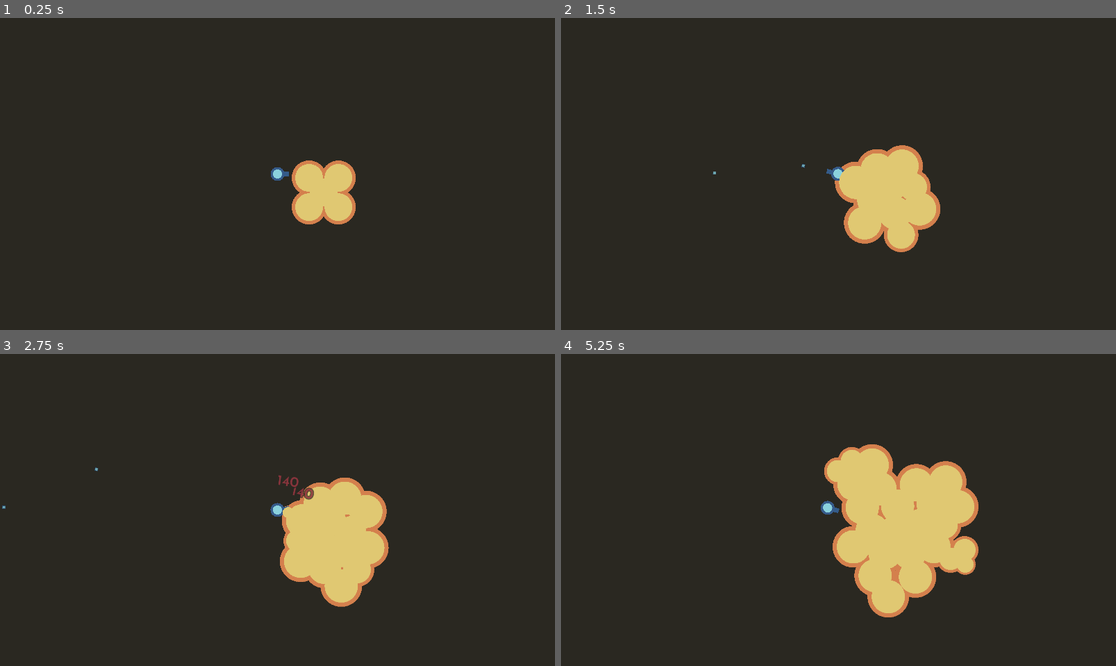
Above: before the commit, frames 1-4 (two rows, left to right).
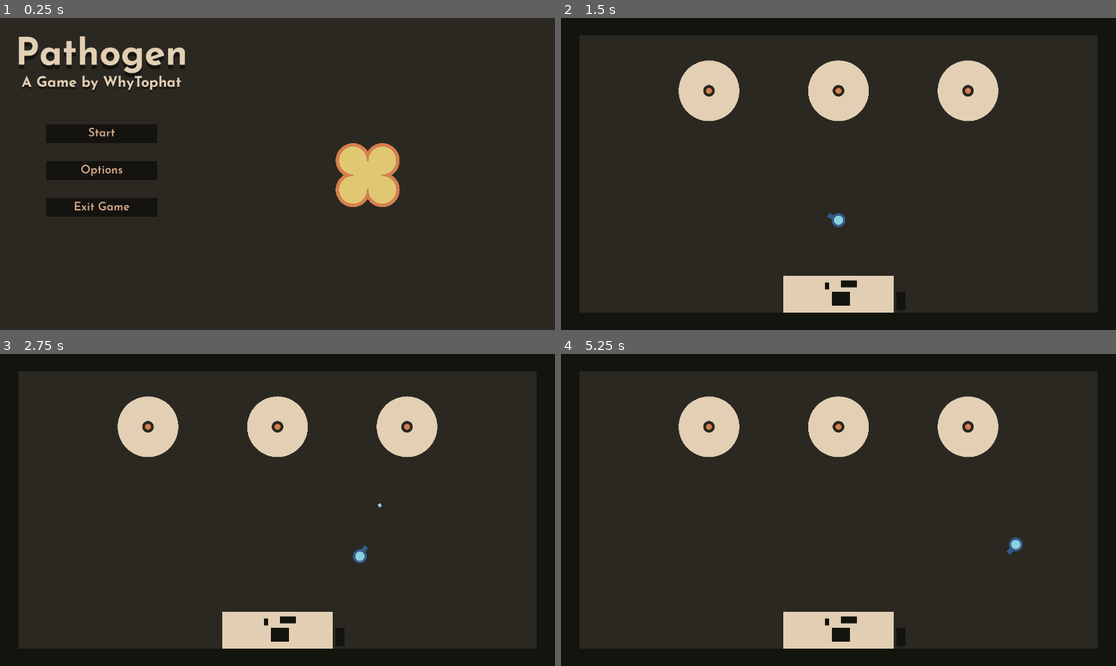
Above: after the commit, the same moments.

Repository: WhyTophat/PrimitiveShapesJam
Game: Godot game, scene res://Levels/MainMenu.tscn
Same seed, same stepped clock (60 frames per second), same inputs: the game is played once before the commit and once after it. Before the commit the project starts from res://Levels/Test.tscn.
Inputs (mouse positions are in pixels of both pictures, inside the frame that each line leads up to):
- Up to frame 1 (0.25 s): no input
- Up to frame 2 (1.5 s): click (660, 170) at 0.5 s, where only the run after the commit has a clickable "Options"; click (660, 133) at 1.25 s, where only the run after the commit has a clickable "Start"
- Up to frame 3 (2.75 s): tap Enter at 2 s; move the mouse to (399, 494) at 2.02 s; hold Right (ui_right) from 2.03 s (still down); click (399, 494) at 2.17 s
- Up to frame 4 (5.25 s): move the mouse to (727, 525) at 2.77 s; release Right (ui_right) at 2.78 s; hold Down (ui_down) 2.78-3.53 s; move the mouse to (894, 441) at 3.52 s; hold Right (ui_right) 3.53-4.28 s; move the mouse to (810, 572) at 4.27 s; hold Up (ui_up) 4.28-5.03 s; click (810, 572) at 4.42 s; move the mouse to (1005, 556) at 5.02 s; hold Left (ui_left) from 5.03 s (still down)

The runs differ from the first frame. In frame 1, 5.6% of the frame differs, in the area x 3-73%, y 5-67%; in frame 2, 12%; in frame 3, 13%; in frame 4, 17%, in the area x 21-84%, y 13-95%.

Commit message:
menu, main room, arena all partway

Diff:
--- a/Levels/Main.tscn
+++ b/Levels/Main.tscn
@@ -1,8 +1,10 @@
-[gd_scene load_steps=4 format=3 uid="uid://30cnssvqouh4"]
+[gd_scene load_steps=6 format=3 uid="uid://30cnssvqouh4"]
 
 [ext_resource type="Script" path="res://Scripts/Main.gd" id="1_7gwh4"]
 [ext_resource type="PackedScene" uid="uid://7ijo3fqa0b81" path="res://Reuse/Player.tscn" id="1_8rff0"]
-[ext_resource type="Script" path="res://Scripts/CameraChanger.gd" id="1_v3usy"]
+[ext_resource type="PackedScene" uid="uid://bwtnhuknl3iax" path="res://Reuse/Circle.tscn" id="2_tuasr"]
+[ext_resource type="PackedScene" uid="uid://bjb5d1tt5cof0" path="res://Reuse/Bacterium.tscn" id="4_d8qoc"]
+[ext_resource type="PackedScene" uid="uid://61vah7y3jd32" path="res://Reuse/Bacteria.tscn" id="5_4xs28"]
 
 [node name="Main Scene" type="Node2D"]
 script = ExtResource("1_7gwh4")
@@ -10,97 +12,199 @@
 [node name="Collision" type="Node2D" parent="."]
 
 [node name="StaticBody2D" type="StaticBody2D" parent="Collision"]
-
-[node name="Polygon2D4" type="CollisionPolygon2D" parent="Collision/StaticBody2D"]
-position = Vector2(1912, 1088)
-rotation = 3.14159
-polygon = PackedVector2Array(55.9999, 704, 55.9999, 1024, 1848, 1024, 1848, 704, 2040, 704, 2040, 1216, -136, 1216, -136, 704)
+collision_layer = 4
+collision_mask = 15
 
 [node name="Polygon2D5" type="CollisionPolygon2D" parent="Collision/StaticBody2D"]
 rotation = 6.28319
-polygon = PackedVector2Array(64, 704, 64, 1024, 1856, 1024, 1856, 704, 2048, 704, 2048, 1216, -128, 1216, -128, 704)
-
-[node name="Polygon2D6" type="CollisionPolygon2D" parent="Collision/StaticBody2D"]
-position = Vector2(-72, 1088)
-rotation = 3.14159
-polygon = PackedVector2Array(55.9999, 1024, 1848, 1024, 1848, 64.0002, 56, 64, 56, -128, 2040, -128, 2040, 1216, 55.9999, 1216)
-
-[node name="Polygon2D7" type="CollisionPolygon2D" parent="Collision/StaticBody2D"]
-position = Vector2(1992, 0)
-rotation = 6.28319
-polygon = PackedVector2Array(55.9999, 1024, 1848, 1024, 1848, 64.0002, 56, 64, 56, -128, 2040, -128, 2040, 1216, 55.9999, 1216)
+polygon = PackedVector2Array(64.0003, 63.9997, 64, 1024, 1856, 1024, 1856, 63.9917, 960, 63.9957, 959.999, -128.004, 2048, -128.009, 2048, 1216, -128, 1216, -128.001, -127.999, 959.999, -128.004, 960, 63.9957)
+
+[node name="StaticBody2D2" type="StaticBody2D" parent="Collision"]
+collision_layer = 4
+collision_mask = 15
+
+[node name="CollisionPolygon2D" type="CollisionPolygon2D" parent="Collision/StaticBody2D2"]
+position = Vector2(-1024, -800)
+scale = Vector2(1.17, 1.17)
+polygon = PackedVector2Array(410.256, 0, 464.957, 0, 403.419, -355.556, 0, -458.12, -458.12, -355.556, -512.82, 54.7009, -294.017, 430.769, -6.83759, 512.82, 471.795, 423.932, 464.957, 0, 410.256, 0, 408.547, 36.7521, 402.564, 80.3419, 380.342, 156.41, 343.59, 225.641, 294.872, 286.325, 246.154, 326.496, 193.162, 362.393, 153.846, 380.342, 74.3589, 404.273, -0.854675, 411.111, -83.7607, 402.564, -157.265, 379.487, -215.385, 348.718, -271.795, 306.838, -316.239, 262.393, -354.701, 205.983, -382.051, 150.427, -397.436, 99.1453, -408.547, 28.2051, -409.402, -22.2222, -403.419, -76.9231, -386.325, -139.316, -350.427, -213.675, -308.547, -270.086, -262.393, -315.385, -213.675, -350.427, -157.265, -380.342, -105.128, -395.727, -49.5726, -405.983, -5.98291, -409.402, 54.7009, -405.983, 111.111, -394.872, 164.103, -376.923, 215.385, -349.573, 261.538, -317.094, 329.06, -246.154, 356.41, -200, 377.778, -155.556, 394.872, -108.547, 406.838, -56.4103)
+
+[node name="StaticBody2D4" type="StaticBody2D" parent="Collision"]
+collision_layer = 4
+collision_mask = 15
+
+[node name="CollisionPolygon2D" type="CollisionPolygon2D" parent="Collision/StaticBody2D4"]
+position = Vector2(-1024, -800)
+scale = Vector2(1.17, 1.17)
+polygon = PackedVector2Array(1401.71, 902.564, 1395.73, 867.521, 1376.92, 839.316, 1346.15, 818.803, 1312.82, 813.675, 1279.49, 817.949, 1249.57, 838.462, 1230.77, 864.957, 1223.93, 902.564, 1228.21, 932.479, 1246.15, 963.248, 1274.36, 984.615, 1312.82, 991.453, 1347.86, 985.47, 1378.63, 964.957, 1396.58, 935.897)
+
+[node name="StaticBody2D5" type="StaticBody2D" parent="Collision"]
+collision_layer = 4
+collision_mask = 15
+
+[node name="CollisionPolygon2D" type="CollisionPolygon2D" parent="Collision/StaticBody2D5"]
+position = Vector2(-1024, -800)
+scale = Vector2(1.17, 1.17)
+polygon = PackedVector2Array(1531.62, 1449.57, 1859.83, 1449.57, 1894.02, 1497.44, 1894.02, 1552.14, 1859.83, 1558.97, 1531.62, 1558.97)
+
+[node name="Checkers" type="Node2D" parent="."]
+
+[node name="BacteriaWall" type="Area2D" parent="Checkers" groups=["Wall"]]
+collision_layer = 4
+collision_mask = 15
+
+[node name="CollisionPolygon2D" type="CollisionPolygon2D" parent="Checkers/BacteriaWall"]
+position = Vector2(-1024, -800)
+scale = Vector2(1.17, 1.17)
+polygon = PackedVector2Array(410.256, 0, 464.957, 0, 403.419, -355.556, 0, -458.12, -458.12, -355.556, -512.82, 54.7009, -294.017, 430.769, -6.83759, 512.82, 471.795, 423.932, 464.957, 0, 410.256, 0, 408.547, 36.7521, 402.564, 80.3419, 380.342, 156.41, 343.59, 225.641, 294.872, 286.325, 246.154, 326.496, 193.162, 362.393, 153.846, 380.342, 74.3589, 404.273, -0.854675, 411.111, -83.7607, 402.564, -157.265, 379.487, -215.385, 348.718, -271.795, 306.838, -316.239, 262.393, -354.701, 205.983, -382.051, 150.427, -397.436, 99.1453, -408.547, 28.2051, -409.402, -22.2222, -403.419, -76.9231, -386.325, -139.316, -350.427, -213.675, -308.547, -270.086, -262.393, -315.385, -213.675, -350.427, -157.265, -380.342, -105.128, -395.727, -49.5726, -405.983, -5.98291, -409.402, 54.7009, -405.983, 111.111, -394.872, 164.103, -376.923, 215.385, -349.573, 261.538, -317.094, 329.06, -246.154, 356.41, -200, 377.778, -155.556, 394.872, -108.547, 406.838, -56.4103)
+
+[node name="BacteriaTable" type="Area2D" parent="Checkers" groups=["Wall"]]
+collision_layer = 4
+collision_mask = 15
+
+[node name="CollisionPolygon2D" type="CollisionPolygon2D" parent="Checkers/BacteriaTable"]
+position = Vector2(-1024, -800)
+scale = Vector2(1.17, 1.17)
+polygon = PackedVector2Array(1230.77, 813.675, 1312.82, 786.325, 1401.71, 813.675, 1429.06, 875.214, 1422.22, 1046.15, 1367.52, 1066.67, 1258.12, 1066.67, 1203.42, 1046.15, 1196.58, 875.214)
+
+[node name="Computer" type="Area2D" parent="Checkers" groups=["Wall"]]
+collision_layer = 4
+collision_mask = 15
+
+[node name="CollisionPolygon2D" type="CollisionPolygon2D" parent="Checkers/Computer"]
+position = Vector2(-1024, -800)
+scale = Vector2(1.17, 1.17)
+polygon = PackedVector2Array(1531.62, 1367.52, 1531.62, 1558.97, 1859.83, 1558.97, 1859.83, 1367.52)
 
 [node name="Background" type="Node2D" parent="."]
 z_index = -2
 
+[node name="Circle" parent="Background" instance=ExtResource("2_tuasr")]
+z_index = 1
+position = Vector2(-1024, -800)
+gizmo_extents = 480.0
+BodyColor = "#2b2821"
+
+[node name="Polygon2D" type="Polygon2D" parent="Background/Circle"]
+show_behind_parent = true
+position = Vector2(-16, 0)
+color = Color(0.0784314, 0.0784314, 0.054902, 1)
+polygon = PackedVector2Array(-1080, -672, -1080, 672, 1024, 672, 1024, -672)
+
+[node name="Circle2" parent="Background" instance=ExtResource("2_tuasr")]
+position = Vector2(512, 256)
+gizmo_extents = 105.0
+BodyColor = "#e3cfb4"
+
+[node name="Circle3" parent="Background/Circle2" instance=ExtResource("2_tuasr")]
+gizmo_extents = 20.0
+BodyColor = "#2b2821"
+
+[node name="Circle4" parent="Background/Circle2/Circle3" instance=ExtResource("2_tuasr")]
+gizmo_extents = 10.0
+BodyColor = "#d4804d"
+
+[node name="Circle3" parent="Background" instance=ExtResource("2_tuasr")]
+position = Vector2(960, 256)
+gizmo_extents = 105.0
+BodyColor = "#e3cfb4"
+
+[node name="Circle3" parent="Background/Circle3" instance=ExtResource("2_tuasr")]
+gizmo_extents = 20.0
+BodyColor = "#2b2821"
+
+[node name="Circle4" parent="Background/Circle3/Circle3" instance=ExtResource("2_tuasr")]
+gizmo_extents = 10.0
+BodyColor = "#d4804d"
+
+[node name="Circle4" parent="Background" instance=ExtResource("2_tuasr")]
+position = Vector2(1408, 256)
+gizmo_extents = 105.0
+BodyColor = "#e3cfb4"
+
+[node name="Circle3" parent="Background/Circle4" instance=ExtResource("2_tuasr")]
+gizmo_extents = 20.0
+BodyColor = "#2b2821"
+
+[node name="Circle4" parent="Background/Circle4/Circle3" instance=ExtResource("2_tuasr")]
+gizmo_extents = 10.0
+BodyColor = "#d4804d"
+
 [node name="Polygon2D" type="Polygon2D" parent="Background"]
+z_index = -3
 color = Color(0.168627, 0.156863, 0.129412, 1)
 polygon = PackedVector2Array(-15112, -9848, -15312, 12144, 18216, 11544, 17488, -10144)
 metadata/_edit_lock_ = true
 
 [node name="Polygon2D2" type="Polygon2D" parent="Background"]
 color = Color(0.0823529, 0.0784314, 0.0588235, 1)
-polygon = PackedVector2Array(64, 704, 64, 1024, 1856, 1024, 1856, 704, 2048, 704, 2048, 1216, -128, 1216, -128, 704)
+polygon = PackedVector2Array(64, 64, 64, 1024, 1856, 1024, 1856, 64, 960, 64, 960, -128, 2048, -128, 2048, 1216, -128, 1216, -128, -128, 960, -128, 960, 64)
 
 [node name="Polygon2D3" type="Polygon2D" parent="Background"]
-position = Vector2(1912, 1088)
-rotation = -3.14159
-color = Color(0.0823529, 0.0784314, 0.0588235, 1)
-polygon = PackedVector2Array(55.9999, 704, 55.9999, 1024, 1848, 1024, 1848, 704, 2040, 704, 2040, 1216, -136, 1216, -136, 704)
+position = Vector2(0, 64)
+color = Color(0.890196, 0.811765, 0.705882, 1)
+polygon = PackedVector2Array(768, 960, 1152, 960, 1152, 832, 768, 832)
 
 [node name="Polygon2D4" type="Polygon2D" parent="Background"]
-position = Vector2(-72, 1088)
-rotation = -3.14159
-color = Color(0.0823529, 0.0784314, 0.0588235, 1)
-polygon = PackedVector2Array(55.9999, 1024, 1848, 1024, 1848, 64.0002, 56, 64, 56, -128, 2040, -128, 2040, 1216, 55.9999, 1216)
+position = Vector2(64, 64)
+color = Color(0.0784314, 0.0784314, 0.054902, 1)
+polygon = PackedVector2Array(904, 848, 904, 872, 960, 872, 960, 848)
+
+[node name="Polygon2D6" type="Polygon2D" parent="Background"]
+position = Vector2(-88, 72)
+color = Color(0.0784314, 0.0784314, 0.054902, 1)
+polygon = PackedVector2Array(1000, 848, 1000, 872, 1016, 872, 1016, 848)
+
+[node name="Polygon2D7" type="Polygon2D" parent="Background"]
+position = Vector2(224, 80)
+color = Color(0.0784314, 0.0784314, 0.054902, 1)
+polygon = PackedVector2Array(936, 872, 936, 936, 968, 936, 968, 872)
 
 [node name="Polygon2D5" type="Polygon2D" parent="Background"]
-position = Vector2(1992, 0)
-color = Color(0.0823529, 0.0784314, 0.0588235, 1)
-polygon = PackedVector2Array(55.9999, 1024, 1848, 1024, 1848, 64.0002, 56, 64, 56, -128, 2040, -128, 2040, 1216, 55.9999, 1216)
+position = Vector2(0, 64)
+color = Color(0.0784314, 0.0784314, 0.054902, 1)
+polygon = PackedVector2Array(936, 888, 936, 936, 1000, 936, 1000, 888)
 
 [node name="Cameras" type="Node2D" parent="."]
 
-[node name="MainRoom" type="Camera2D" parent="Cameras"]
+[node name="Camera" type="Camera2D" parent="Cameras"]
 position = Vector2(960, 544)
 
-[node name="Weapons" type="Camera2D" parent="Cameras"]
-position = Vector2(-1024, 544)
-
-[node name="Pathogens" type="Camera2D" parent="Cameras"]
-position = Vector2(2944, 544)
-
-[node name="Checkers" type="Node2D" parent="."]
-
-[node name="MtS1" type="Area2D" parent="Checkers"]
-collision_layer = 12
-collision_mask = 9
-script = ExtResource("1_v3usy")
-CameraName = "Weapons"
-Enabler = "MtS2"
-
-[node name="CollisionPolygon2D" type="CollisionPolygon2D" parent="Checkers/MtS1"]
-position = Vector2(-160, 0)
-polygon = PackedVector2Array(40, 384, 32, 384, 32, 704, 40, 704)
-
-[node name="MtS2" type="Area2D" parent="Checkers"]
-position = Vector2(160, 0)
-collision_layer = 12
-collision_mask = 9
-script = ExtResource("1_v3usy")
-CameraName = "MainRoom"
-Enabler = "MtS1"
-
-[node name="CollisionPolygon2D" type="CollisionPolygon2D" parent="Checkers/MtS2"]
-position = Vector2(-160, 0)
-polygon = PackedVector2Array(64, 384, 56, 384, 56, 704, 64, 704)
+[node name="Bacteria Culture" parent="." instance=ExtResource("5_4xs28")]
+process_mode = 4
+
+[node name="Bacterium" parent="Bacteria Culture" index="0"]
+position = Vector2(-720, -816)
+
+[node name="Bacterium2" parent="Bacteria Culture" index="1"]
+position = Vector2(-704, -800)
+
+[node name="Bacterium3" parent="Bacteria Culture" index="2"]
+position = Vector2(-688, -816)
+
+[node name="Bacterium4" parent="Bacteria Culture" index="3"]
+position = Vector2(-720, -784)
+
+[node name="Bacterium5" parent="Bacteria Culture" index="4"]
+position = Vector2(-688, -784)
+
+[node name="Bacterium16" parent="Bacteria Culture" instance=ExtResource("4_d8qoc")]
+position = Vector2(-1040, -496)
+
+[node name="Bacterium17" parent="Bacteria Culture" instance=ExtResource("4_d8qoc")]
+position = Vector2(-1024, -480)
+
+[node name="Bacterium18" parent="Bacteria Culture" instance=ExtResource("4_d8qoc")]
+position = Vector2(-1008, -496)
+
+[node name="Bacterium19" parent="Bacteria Culture" instance=ExtResource("4_d8qoc")]
+position = Vector2(-1040, -464)
+
+[node name="Bacterium20" parent="Bacteria Culture" instance=ExtResource("4_d8qoc")]
+position = Vector2(-1008, -464)
 
 [node name="Player" parent="." instance=ExtResource("1_8rff0")]
-position = Vector2(864, 496)
+position = Vector2(960, 704)
 
 [node name="AnimationPlayer" type="AnimationPlayer" parent="."]
 
-[connection signal="area_entered" from="Checkers/MtS1" to="Checkers/MtS1" method="_on_area_entered"]
-[connection signal="body_entered" from="Checkers/MtS1" to="Checkers/MtS1" method="_on_body_entered"]
-[connection signal="area_entered" from="Checkers/MtS2" to="Checkers/MtS2" method="_on_area_entered"]
-[connection signal="body_entered" from="Checkers/MtS2" to="Checkers/MtS2" method="_on_body_entered"]
+[editable path="Bacteria Culture"]
--- a/Levels/MainMenu.tscn
+++ b/Levels/MainMenu.tscn
@@ -1,7 +1,8 @@
-[gd_scene load_steps=3 format=3 uid="uid://bih2b76juofha"]
+[gd_scene load_steps=4 format=3 uid="uid://bih2b76juofha"]
 
 [ext_resource type="FontFile" uid="uid://b36t1ml6ymc6i" path="res://Reuse/Fonts/JosefinSans-Bold.ttf" id="1_0nqpy"]
 [ext_resource type="PackedScene" uid="uid://chnvoroum5ua6" path="res://Reuse/MenuButton.tscn" id="2_o8gxt"]
+[ext_resource type="PackedScene" uid="uid://61vah7y3jd32" path="res://Reuse/Bacteria.tscn" id="3_m0kh8"]
 
 [node name="MainMenu" type="Node2D"]
 
@@ -13,10 +14,10 @@
 color = Color(0.168627, 0.156863, 0.129412, 1)
 
 [node name="RichTextLabel2" type="RichTextLabel" parent="."]
-offset_left = 640.0
-offset_top = 94.0
-offset_right = 1280.0
-offset_bottom = 294.0
+offset_left = 32.0
+offset_top = 78.0
+offset_right = 672.0
+offset_bottom = 278.0
 theme_override_colors/default_color = Color(0.0823529, 0.0784314, 0.0588235, 1)
 theme_override_fonts/normal_font = ExtResource("1_0nqpy")
 theme_override_font_sizes/normal_font_size = 130
@@ -25,10 +26,10 @@
 fit_content = true
 
 [node name="RichTextLabel" type="RichTextLabel" parent="."]
-offset_left = 640.0
-offset_top = 80.0
-offset_right = 1280.0
-offset_bottom = 280.0
+offset_left = 32.0
+offset_top = 64.0
+offset_right = 672.0
+offset_bottom = 264.0
 theme_override_colors/default_color = Color(0.890196, 0.811765, 0.705882, 1)
 theme_override_fonts/normal_font = ExtResource("1_0nqpy")
 theme_override_font_sizes/normal_font_size = 130
@@ -37,10 +38,10 @@
 fit_content = true
 
 [node name="RichTextLabel4" type="RichTextLabel" parent="."]
-offset_left = 640.0
-offset_top = 224.0
-offset_right = 1280.0
-offset_bottom = 275.0
+offset_left = 32.0
+offset_top = 208.0
+offset_right = 672.0
+offset_bottom = 259.0
 theme_override_colors/default_color = Color(0.0823529, 0.0784314, 0.0588235, 1)
 theme_override_fonts/normal_font = ExtResource("1_0nqpy")
 theme_override_font_sizes/normal_font_size = 50
@@ -49,10 +50,10 @@
 fit_content = true
 
 [node name="RichTextLabel3" type="RichTextLabel" parent="."]
-offset_left = 640.0
-offset_top = 216.0
-offset_right = 1280.0
-offset_bottom = 267.0
+offset_left = 32.0
+offset_top = 200.0
+offset_right = 672.0
+offset_bottom = 251.0
 theme_override_colors/default_color = Color(0.890196, 0.811765, 0.705882, 1)
 theme_override_fonts/normal_font = ExtResource("1_0nqpy")
 theme_override_font_sizes/normal_font_size = 50
@@ -61,10 +62,10 @@
 fit_content = true
 
 [node name="VBoxContainer" type="VBoxContainer" parent="."]
-offset_left = 768.0
-offset_top = 376.0
-offset_right = 1152.0
-offset_bottom = 848.0
+offset_left = 160.0
+offset_top = 360.0
+offset_right = 544.0
+offset_bottom = 832.0
 theme_override_constants/separation = 128
 
 [node name="DefaultMenuButton" parent="VBoxContainer" instance=ExtResource("2_o8gxt")]
@@ -76,6 +77,7 @@
 
 [node name="DefaultMenuButton2" parent="VBoxContainer" instance=ExtResource("2_o8gxt")]
 layout_mode = 2
+type = 2
 
 [node name="DefaultMenuButton" parent="VBoxContainer/DefaultMenuButton2" index="1"]
 offset_top = 8.0
@@ -84,12 +86,39 @@
 
 [node name="DefaultMenuButton3" parent="VBoxContainer" instance=ExtResource("2_o8gxt")]
 layout_mode = 2
+type = 3
 
 [node name="DefaultMenuButton" parent="VBoxContainer/DefaultMenuButton3" index="1"]
 offset_top = 8.0
 offset_bottom = 72.0
 text = "Exit Game"
 
+[node name="Bacteria Culture" parent="." instance=ExtResource("3_m0kh8")]
+
+[node name="Bacterium" parent="Bacteria Culture" index="0"]
+position = Vector2(1256, 528)
+
+[node name="Bacterium2" parent="Bacteria Culture" index="1"]
+position = Vector2(1272, 544)
+
+[node name="Bacterium3" parent="Bacteria Culture" index="2"]
+position = Vector2(1288, 528)
+
+[node name="Bacterium4" parent="Bacteria Culture" index="3"]
+position = Vector2(1256, 560)
+
+[node name="Bacterium5" parent="Bacteria Culture" index="4"]
+position = Vector2(1288, 560)
+
+[node name="StaticBody2D" type="Area2D" parent="." groups=["Wall"]]
+position = Vector2(1216, 0)
+collision_layer = 4
+collision_mask = 15
+
+[node name="CollisionPolygon2D" type="CollisionPolygon2D" parent="StaticBody2D"]
+polygon = PackedVector2Array(576, 128, 576, 960, -448, 960, -448, 640, -512, 640, -512, 1024, 640, 1024, 640, 64, -512, 64, -512, 624, -448, 624, -448, 128)
+
 [editable path="VBoxContainer/DefaultMenuButton"]
 [editable path="VBoxContainer/DefaultMenuButton2"]
 [editable path="VBoxContainer/DefaultMenuButton3"]
+[editable path="Bacteria Culture"]
--- a/Reuse/Player.tscn
+++ b/Reuse/Player.tscn
@@ -11,6 +11,7 @@
 modulate = Color(1.5, 1.5, 1.5, 1)
 collision_mask = 5
 script = ExtResource("1_ygnj2")
+Firerate = 0.05
 Bullet = ExtResource("2_tqaru")
 
 [node name="Shooter" type="Node2D" parent="."]
@@ -37,9 +38,6 @@
 
 [node name="FireTimer" type="Timer" parent="."]
 
-[node name="Camera" type="Camera2D" parent="."]
-position_smoothing_enabled = true
-
 [node name="Hud" type="Node2D" parent="."]
 
 [connection signal="timeout" from="FireTimer" to="." method="_on_fire_timer_timeout"]
--- a/Reuse/Water.tscn
+++ b/Reuse/Water.tscn
@@ -10,7 +10,8 @@
 size = Vector2(16, 16)
 
 [node name="Water" type="CharacterBody2D" groups=["Bullet"]]
-modulate = Color(1.2, 1.2, 1.2, 1)
+modulate = Color(1.5, 1.5, 1.5, 1)
+z_index = -1
 collision_layer = 10
 collision_mask = 12
 script = ExtResource("1_lyf2k")
@@ -24,13 +25,6 @@
 Sides = 4
 
 [node name="Shape" parent="Polygon2" index="0"]
-color = Color(0.141176, 0.239216, 0.360784, 1)
-
-[node name="Polygon" parent="." instance=ExtResource("1_svyhi")]
-gizmo_extents = 6.0
-Sides = 4
-
-[node name="Shape" parent="Polygon" index="0"]
 color = Color(0.360784, 0.545098, 0.576471, 1)
 
 [node name="Area2D" type="Area2D" parent="." groups=["Bullet"]]
@@ -49,4 +43,3 @@
 [connection signal="timeout" from="RangeTimer" to="." method="_on_timer_timeout"]
 
 [editable path="Polygon2"]
-[editable path="Polygon"]
--- a/Scripts/CameraChanger.gd
+++ b/Scripts/CameraChanger.gd
@@ -1,20 +1,20 @@
 extends Area2D
 
 @export var CameraName:String
-@export var Enabler:String
-var ActiveCamera = "MainRoom"
-signal enable
+@export_category("ActiveCamera")
+@export var Weapons = false
+@export var MainRoom = false
+@export var Pathogens = false
+var ActiveCamera:String
 
 func _ready():
-	get_parent().get_node(Enabler).connect("enable", _on_enable)
+	if Weapons:
+		ActiveCamera = "Weapons"
+	if MainRoom:
+		ActiveCamera = "MainRoom"
+	if Pathogens:
+		ActiveCamera = "Pathogens"
 
 func _on_body_entered(body):
 	if body.is_in_group("Player"):
-		emit_signal("enable")
-		get_parent().get_parent().get_node("Cameras/" + ActiveCamera).enabled = false
-		ActiveCamera = CameraName
-		get_parent().get_parent().get_node("Cameras/" + CameraName).enabled = true
-		set_deferred("monitoring", false)
-
-func _on_enable():
-	set_deferred("monitoring", true)
+		get_parent().get_parent().get_node("Cameras/Camera").position = get_parent().get_parent().get_node("Cameras/" + ActiveCamera).position
--- a/Scripts/MenuButton.gd
+++ b/Scripts/MenuButton.gd
@@ -1,5 +1,6 @@
 extends Control
 
+@export var type = 1 # 1 = Start, 2 = Options, 3 = Exit Game
 
 func _on_default_menu_button_button_down():
 	var buttontween = get_tree().create_tween()
@@ -8,3 +9,9 @@
 func _on_default_menu_button_button_up():
 	var buttontween = get_tree().create_tween()
 	buttontween.tween_property($Panel, "scale", Vector2(.5, .5), .05)
+	if type == 1:
+		get_tree().change_scene_to_file("res://Levels/Main.tscn")
+	if type == 2:
+		pass
+	if type == 3:
+		get_tree().quit()
--- a/Scripts/Player.gd
+++ b/Scripts/Player.gd
@@ -6,7 +6,7 @@
 @export var Refresh = false
 
 @export_category("Player Stats")
-@export var Topspeed = 300
+@export var Topspeed = 450
 @export var Accel = 50
 @export var Firerate = .15
 
--- a/Scripts/Water.gd
+++ b/Scripts/Water.gd
@@ -1,8 +1,8 @@
 extends CharacterBody2D
 
-var speed = 7
+var speed = 10
 
-func _process(delta):
+func _physics_process(delta):
 	velocity = Vector2(speed,0).rotated(rotation)
 	move_and_collide(velocity)
 
--- a/project.godot
+++ b/project.godot
@@ -11,7 +11,7 @@
 [application]
 
 config/name="PrimitiveShapesJam"
-run/main_scene="res://Levels/Test.tscn"
+run/main_scene="res://Levels/MainMenu.tscn"
 config/features=PackedStringArray("4.2", "GL Compatibility")
 
 [autoload]
@@ -44,5 +44,6 @@
 
 [rendering]
 
+renderer/rendering_method="gl_compatibility"
 renderer/rendering_method.mobile="gl_compatibility"
 anti_aliasing/quality/msaa_2d=1
Binary file added: Reuse/Circle-PNG-Images-HD.png
Not shown, added: Reuse/Circle-PNG-Images-HD.png.import
